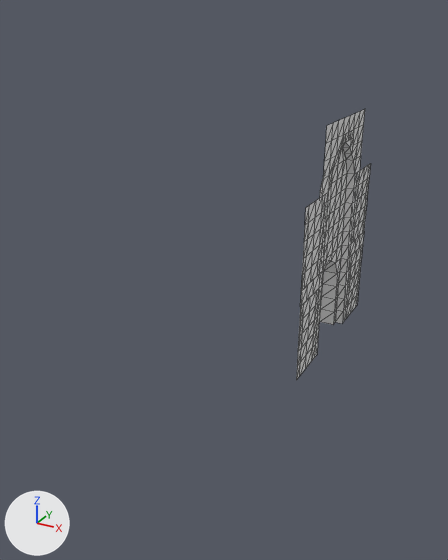
The glTF model src/assets/guardhouse.glb: old version first, new version second.
One viewpoint serves both versions: a 50 mm camera at (12.3, -34.1, 21.0) aimed at (-3.2, -6.0, 6.9). The axes (+X, +Y, +Z) are drawn at lower left. The lights are the same throughout. Mesh edges are drawn as thin lines. Materials are left out; every surface is plain grey. Vertices at the same position are counted once.
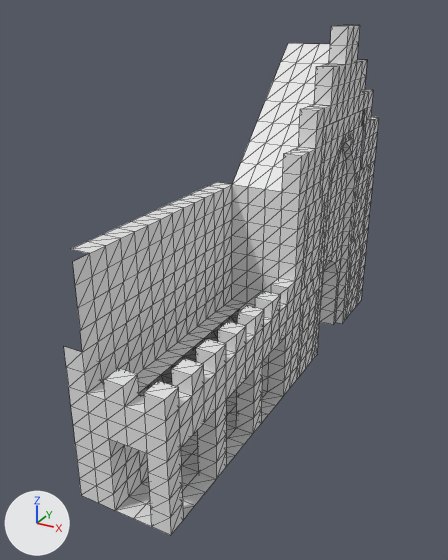
What the commit changed:
me_mesh_0 is used by ob_mesh_0; location (0.0, 0.0, 0.0).
me_mesh_0 had 309 vertices, 507 faces and spanned x -1.0..0.5, y -3.5..8.5, z 0.0..15.0.
me_mesh_0 now has 923 vertices, 1742 faces and spans x -4.5..0.5, y -17.5..9.5, z -1.0..20.0.
me_mesh_0 part 1: 1 vertex removed from x 0.5, y 8.0, z 3.0; 615 vertices added at x -4.5..0.5, y -17.5..9.5, z -1.0..20.0.

Changed parts and their boxes (x1, y1, x2, y2) in the pictures (448 x 560 px):
'Mesh_0', reshaped (316% wider, 88% taller): before (296, 109, 371, 380); after (64, 25, 379, 535)
part 1 of me_mesh_0, built on: before (354, 259, 360, 276); after (64, 25, 379, 535)
